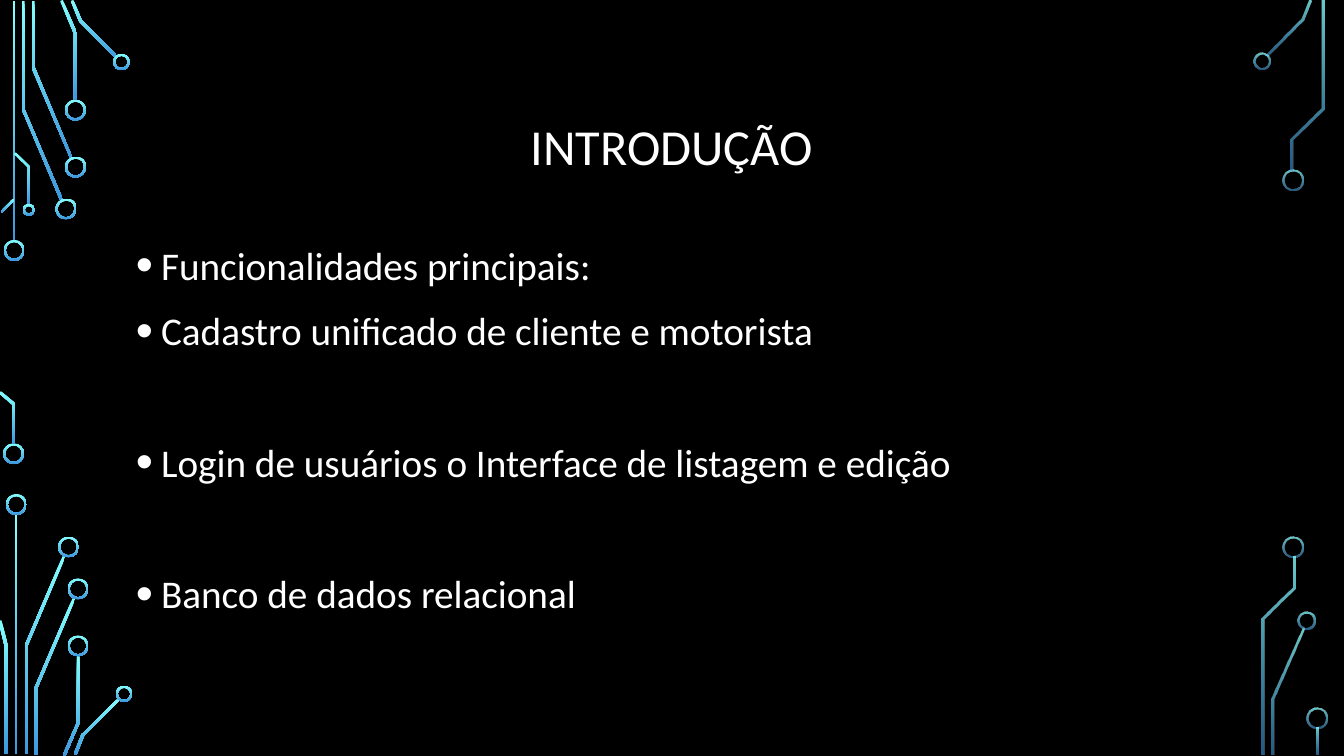
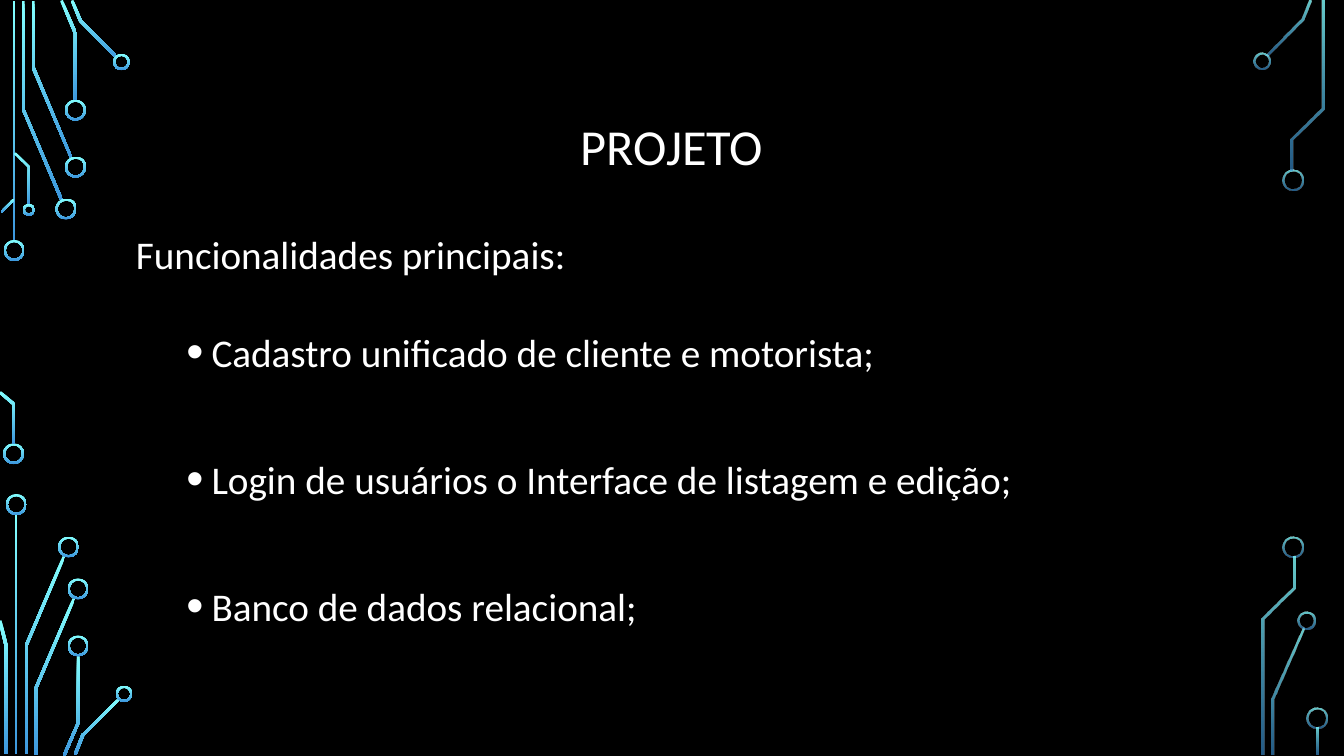
Before and after one commit to solutionsit-developer/Transportadora, a slide deck: slide 13 of transportadora/doc/Gestão de transportadora.pptx (slide 4 before the commit). Drawn at 1344x756 pixels with LibreOffice and Linux fonts; fonts in the diff are those of the drawing; background and template pictures are left out. Boxes give left, top, right and bottom in pixels: in the first picture for what was removed or moved away, otherwise in the second. Text is boxed around its words. In the diff, an @@ line names an element or a change of style, - is before the commit and + after.

```diff
--- a/transportadora/doc/Gestão de transportadora.pptx
+++ b/transportadora/doc/Gestão de transportadora.pptx
@@ title at box(580, 132, 763, 166): text changed @@
-INTRODUÇÃO
+PROJETO
@@ text "Funcionalidades principais:": place and size @@
-text "Funcionalidades principais:" at box(161, 252, 951, 609)
+text "Funcionalidades principais:" at box(136, 241, 1011, 626)
@@ text at box(136, 241, 565, 276): bullet • to none; line spacing 1.1 to 1.2 @@
@@ text at box(212, 339, 1011, 626): text changed @@
-• Cadastro unificado de cliente e motorista
-• Login de usuários o Interface de listagem e edição
-• Banco de dados relacional
+  • Cadastro unificado de cliente e motorista;
+  • Login de usuários o Interface de listagem e edição;
+  • Banco de dados relacional;
```
Also in this commit, not shown: 11 other slides changed, 11 slides added, 9 slides removed.
